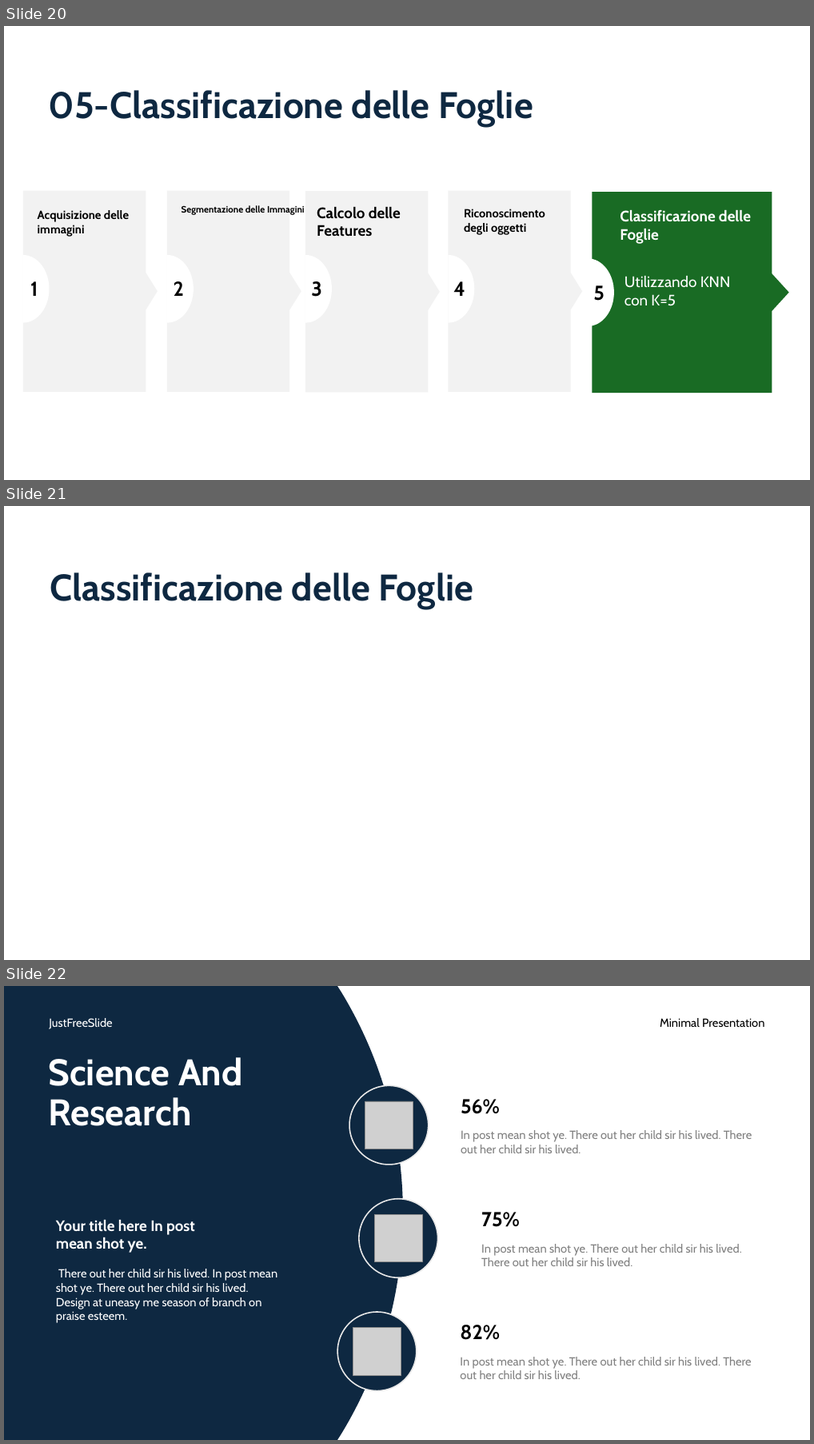
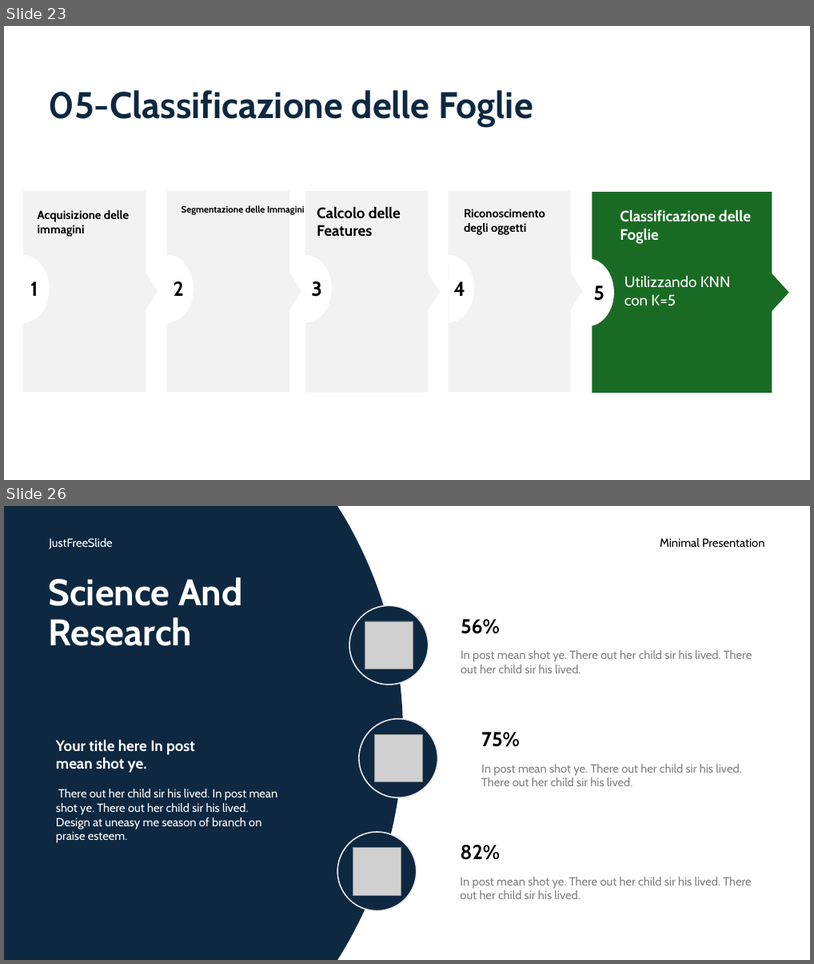
Before and after one commit to aleeteo/leaf_ID, a slide deck: presentazione/ProjectLeafWIP.pptx. Shown one above the other, each under a label of ours: slides 20, 21 and 22 before the commit, slides 23 and 26 after it; the slides between them are not shown. The pictures are 814x1444 and 814x964 pixels, drawn with LibreOffice and Linux fonts; fonts in the diff are those of the drawing; grey boxes stand for pictures. Boxes give left, top, right and bottom in pixels: in the first picture for what was removed or moved away, otherwise in the second. Text is boxed around its words. In the diff, an @@ line names an element or a change of style, - is before the commit and + after.

```diff
--- a/presentazione/ProjectLeafWIP.pptx
+++ b/presentazione/ProjectLeafWIP.pptx
@@ slide 21 removed at box(4, 506, 810, 960), background #FFFFFF @@
@@ title removed at box(50, 572, 474, 609) @@
-Classificazione delle Foglie
@@ what was slide 20 is now slide 23 @@
@@ what was slide 22 is now slide 26 @@
```
Also in this commit, not shown: 8 slides changed, 9 slides added, 1 other slide removed.
